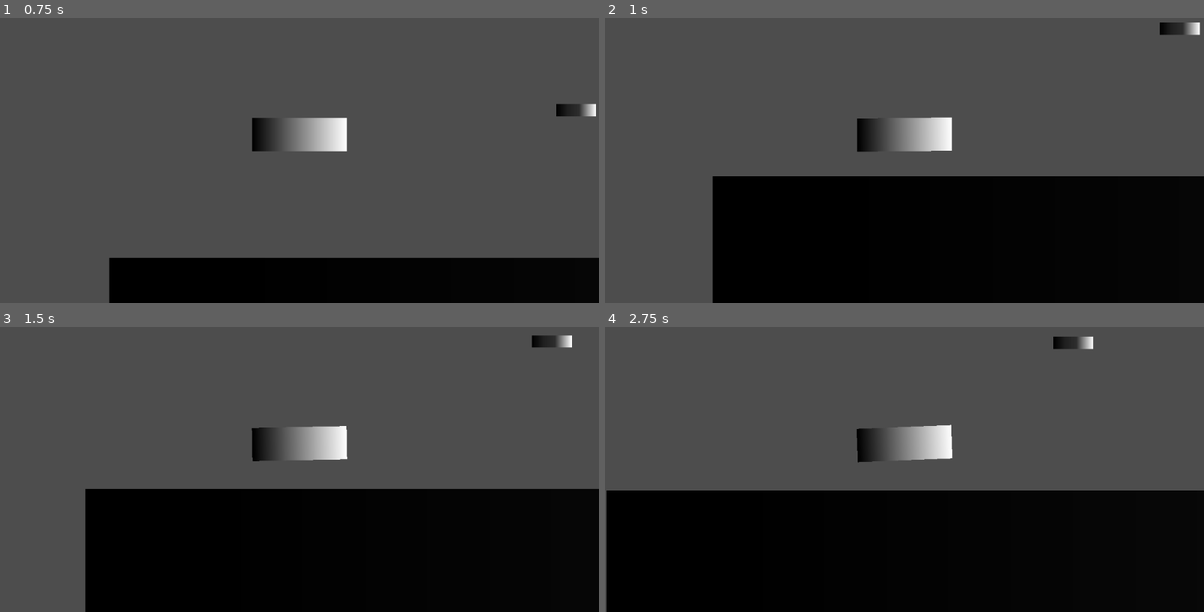
Above: before the commit, frames 1-4 (two rows, left to right).
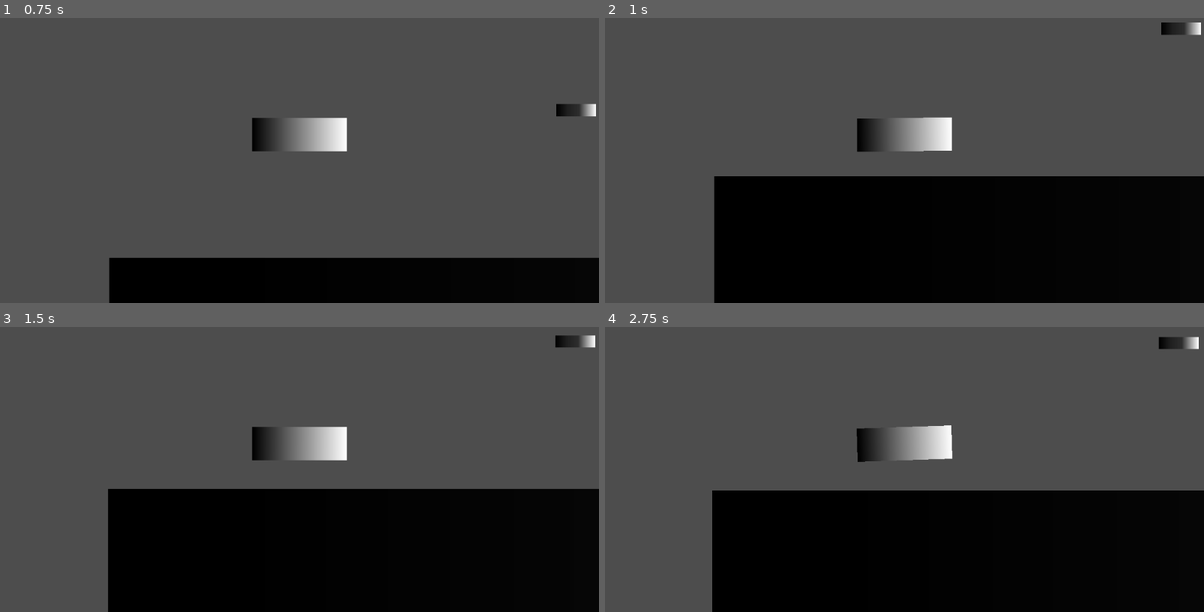
Above: after the commit, the same moments.

Repository: pmarkee/cargaem_demo
Game: Godot game, scene res://Main.tscn
Same seed, same stepped clock (60 frames per second), same inputs: the game is played once before the commit and once after it.
Inputs:
- Up to frame 1 (0.75 s): hold Right (ui_right) from 0.53 s (still down)
- Up to frame 2 (1 s): keep holding Right (ui_right); tap Space (ui_select) at 0.77 s
- Up to frame 3 (1.5 s): release Right (ui_right) at 1.28 s
- Up to frame 4 (2.75 s): tap Space (ui_select) at 1.52 s; hold Right (ui_right) from 2.03 s (still down)

Frame 1 is identical in both runs. In frame 2, 0.2% of the frame differs, in the area x 17-100%, y 1-100%; in frame 3, 2.1%; in frame 4, 8.1%, in the area x 0-100%, y 3-100%.

Commit message:
(wip) engine modeling

Diff:
--- a/Vehicle.gd
+++ b/Vehicle.gd
@@ -2,6 +2,30 @@
 
 const ACCELERATION_FORCE = 500
 const BRAKING_FORCE = 700
+
+# Engine parameters
+@export var MOMENT_OF_INERTIA = 1.0
+@export var DRAG_COEFFICIENT = 0.5
+@export var ROLLING_RESISTANCE = 10
+@export var RPM_LIMIT = 6000
+
+var rpm = 1000
+var throttle = 0.0
+
+const torque_curve = {
+	1000: 650,
+	1500: 830,
+	2000: 980,
+	2500: 1110,
+	3000: 1220,
+	3500: 1290,
+	4000: 1340,
+	4500: 1380,
+	5000: 1360,
+	5500: 1300,
+	6000: 1220,
+	6500: 1150,
+}
 
 enum SuspensionVariant {
 	V1_SINGLERAY,
@@ -12,6 +36,7 @@
 
 @export var variant = SuspensionVariant.V1_SINGLERAY
 @export var wheelbase = 70
+@export var wheel_radius = 31 # TODO make sure it's consistent here and in suspension
 
 
 func _ready():
@@ -35,14 +60,21 @@
 
 
 func _physics_process(delta):
+	find_closest_key(torque_curve, 1800)
 	if !$Body/GroundContactRayCast.is_colliding():
 		# This ray cast is a stupid way of detecting ground contact but it will do
 		# We should detect ground contact of each wheel: ground distance <= wheel radius + spring max len
 		return
 
-	var force = Vector2.ZERO
 	if Input.is_action_pressed("ui_right"):
-		force.x += ACCELERATION_FORCE
+		throttle = 1
+	else:
+		throttle = 0
+
+	var engine_torque = calculate_engine_torque(delta)
+	var force = Vector2(engine_torque / wheel_radius, 0)
+
+	# TODO braking
 	if Input.is_action_pressed("ui_select"):
 		force.x -= sgn($Body.linear_velocity.x) * BRAKING_FORCE
 
@@ -58,6 +90,34 @@
 	$Body.apply_torque(torque)
 
 
+func calculate_engine_torque(delta: float) -> float:
+	var closest_rpm = find_closest_key(torque_curve, rpm)
+	var engine_torque = torque_curve[closest_rpm] * throttle
+	var resistance = DRAG_COEFFICIENT * $Body.linear_velocity.x + ROLLING_RESISTANCE
+	var net_torque = engine_torque - resistance
+	var angular_acceleration = net_torque / MOMENT_OF_INERTIA
+	rpm += angular_acceleration * delta
+	rpm = clamp(rpm, 0, RPM_LIMIT)
+	print(net_torque)
+	print(rpm)
+	return net_torque
+
+
+func find_closest_key(dict: Dictionary, target: int) -> int:
+	var closest_key = null
+	var closest_diff = -1
+
+	var keys = dict.keys()
+	keys.sort()
+	for key in keys:
+		var diff = abs(key - target)
+		if closest_key == null || diff < closest_diff:
+			closest_key = key
+			closest_diff = diff
+
+	return closest_key
+
+
 func sgn(n: float) -> int:
 	if n < 0:
 		return -1
